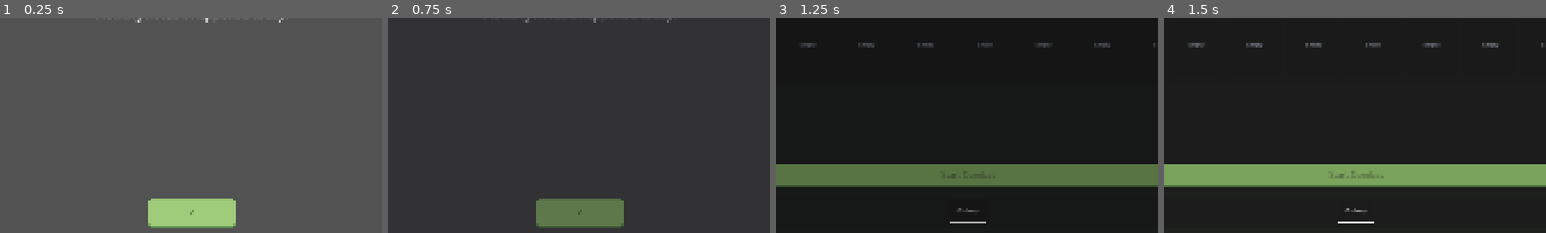
Above: before the commit, frames 1-4 (left to right).
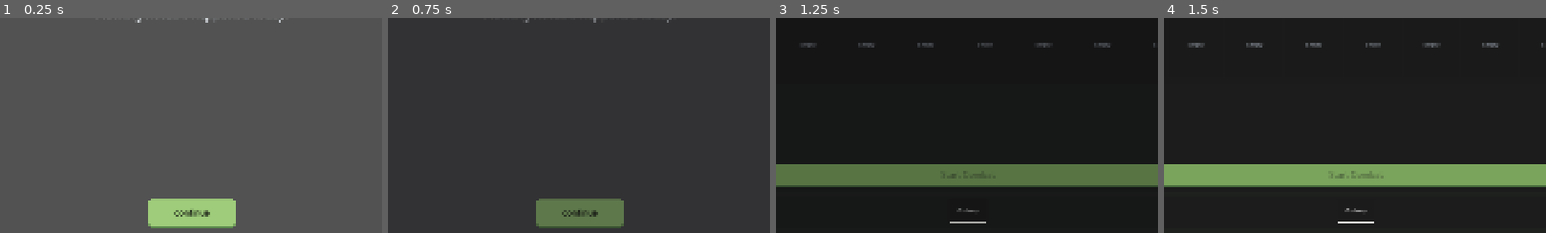
Above: after the commit, the same moments.

Repository: stonecauldron/mycelium-prototype
Game: Godot game, scene res://assets/day_summary/day_summary.tscn
Two runs of this game, one before a commit and one after it. Both use one fixed random seed, a clock stepped at 60 frames per second and the inputs below. This scene is started directly instead of the project's main scene.
Inputs:
- Up to frame 1 (0.25 s): no input
- Up to frame 2 (0.75 s): click "✓" (after the commit: "continue") at 0.5 s
- Up to frame 3 (1.25 s): no input
- Up to frame 4 (1.5 s): click "Colony" at 1.25 s
The pictures show only the part of the screen within x 25-75%, y 50-100%; the shares and areas given below are measured in that part.

The runs differ from the first frame. In frame 1, 0.2% of the frame differs, in the area x 45-55%, y 89-93%; in frame 2, 0.2%; in frame 3, nothing differs; in frame 4, nothing differs.

Commit message:
Add web export Makefile tooling and label the day summary CTA as continue.
Co-authored-by: Cursor <cursoragent@cursor.com>

Diff:
--- a/assets/day_summary/day_summary.tscn
+++ b/assets/day_summary/day_summary.tscn
@@ -63,4 +63,4 @@
 layout_mode = 2
 size_flags_horizontal = 4
 theme_type_variation = &"PrimaryButton"
-text = "✓"
+text = "continue"
Not shown, added: export_presets.cfg
Not shown, changed: .gitignore
Not shown, added: Makefile
